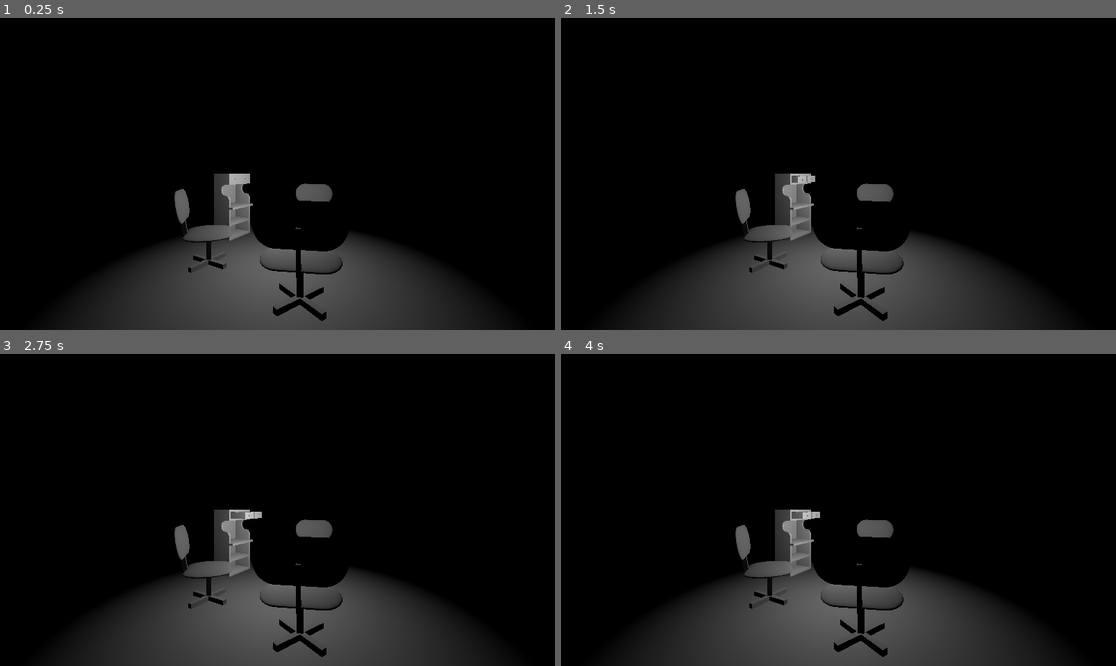
Above: before the commit, frames 1-4 (two rows, left to right).
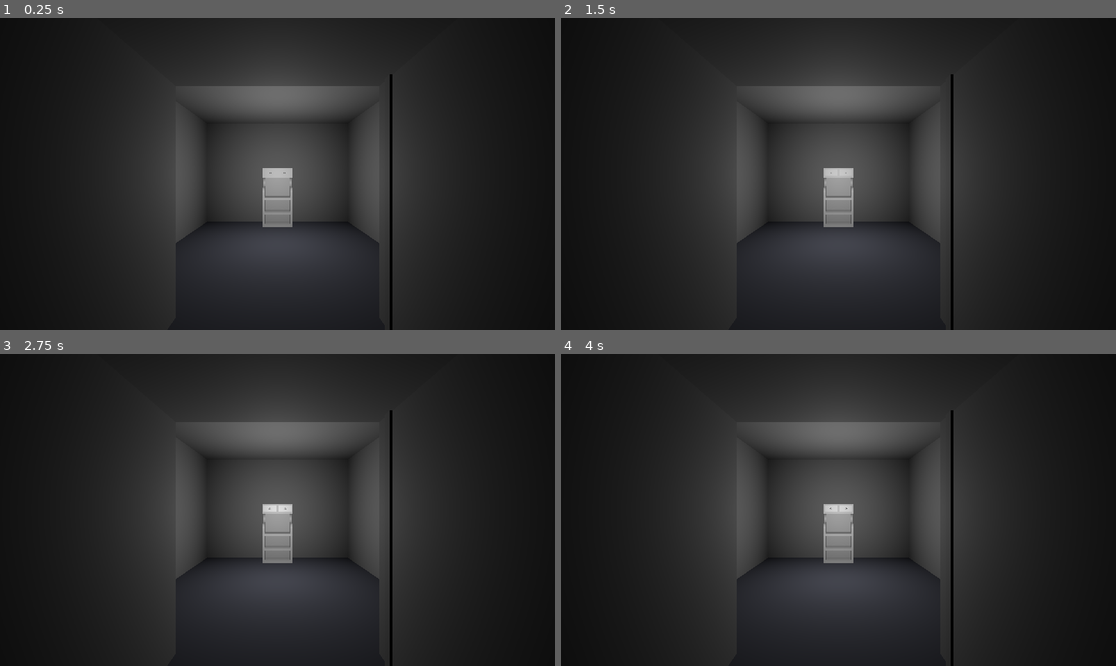
Above: after the commit, the same moments.

Repository: Angburmun/EV2024-25-escape-room
Game: Godot game, scene res://escena_pasillo.tscn
Two runs of this game, one before a commit and one after it. Both use one fixed random seed, a clock stepped at 60 frames per second and the inputs below. Before the commit the project starts from res://ESCENAS/escena-sillas.tscn.
Inputs:
- Up to frame 1 (0.25 s): no input
- Up to frame 2 (1.5 s): tap Enter (ui_accept) at 0.5, 0.77, 1.25 s; hold Down (camara_abajo) 0.53-1.28 s; tap Up (camara_arriba) at 1.35 s
- Up to frame 3 (2.75 s): tap Enter (ui_accept) at 1.52, 2 s; hold Right (camara_derecha) from 2.03 s (still down)
- Up to frame 4 (4 s): tap Enter (ui_accept) at 2.75, 3.02, 3.5, 3.77 s; release Right (camara_derecha) at 2.78 s; tap Left (camara_izquierda) at 2.85 s; hold Down (camara_abajo) from 3.53 s (still down)

The runs differ from the first frame. In frame 1, 65% of the frame differs, in the area x 9-91%, y 0-100%; in frame 2, 65%; in frame 3, 65%; in frame 4, 65%.
Error in both runs: Attempt to call function 'rotate_y' in base 'null instance' on a null instance. (res://ESCENAS/camara.gd:28)

Commit message:
Cambiada escena principal. Añadida luz y cámara.

Diff:
--- a/escena_pasillo.tscn
+++ b/escena_pasillo.tscn
@@ -1,6 +1,7 @@
-[gd_scene load_steps=4 format=3 uid="uid://b7rewe1nniolb"]
+[gd_scene load_steps=5 format=3 uid="uid://b7rewe1nniolb"]
 
-[ext_resource type="PackedScene" uid="uid://c3jb7qa78k6jj" path="res://ESCENAS_BLENDER/blender_aparador.glb" id="1_eehck"]
+[ext_resource type="PackedScene" uid="uid://bxsxp5hgjo068" path="res://ESCENAS_BLENDER/blender_aparador.tscn" id="2_66ue0"]
+[ext_resource type="PackedScene" uid="uid://dl2wtuxa6p5tn" path="res://ESCENAS/camara.tscn" id="2_wsk1g"]
 
 [sub_resource type="PlaneMesh" id="PlaneMesh_sugwf"]
 
@@ -8,6 +9,9 @@
 albedo_color = Color(0.315341, 0.322778, 0.367599, 1)
 
 [node name="escena-pasillo" type="Node3D"]
+
+[node name="camara" parent="." instance=ExtResource("2_wsk1g")]
+transform = Transform3D(-4.37114e-08, 0, -1, 0, 1, 0, 1, 0, -4.37114e-08, 0, 0, 0)
 
 [node name="habitacion1" type="CSGBox3D" parent="."]
 transform = Transform3D(1, 0, 0, 0, 1, 0, 0, 0, 1, 0, 2, 0)
@@ -28,8 +32,10 @@
 skeleton = NodePath("../..")
 surface_material_override/0 = SubResource("StandardMaterial3D_eehck")
 
-[node name="blender_aparador" parent="habitacion1" instance=ExtResource("1_eehck")]
-transform = Transform3D(-1, 0, -8.74228e-08, 0, 1, 0, 8.74228e-08, 0, -1, 2.6, -1.8, -0.5)
+[node name="blender_aparador" parent="habitacion1" instance=ExtResource("2_66ue0")]
+transform = Transform3D(-1, 0, -8.74228e-08, 0, 1, 0, 8.74228e-08, 0, -1, 2.5, -1.8, -0.5)
+
+[node name="sol" type="OmniLight3D" parent="habitacion1"]
 
 [node name="habitacion2" type="CSGBox3D" parent="."]
 transform = Transform3D(1, 0, 0, 0, 1, 0, 0, 0, 1, 2.8, 2, -15)
--- a/project.godot
+++ b/project.godot
@@ -11,7 +11,7 @@
 [application]
 
 config/name="angelburgos-entornos_virtuales"
-run/main_scene="res://ESCENAS/escena-sillas.tscn"
+run/main_scene="uid://b7rewe1nniolb"
 config/features=PackedStringArray("4.4", "Forward Plus")
 config/icon="res://icon.svg"
 
